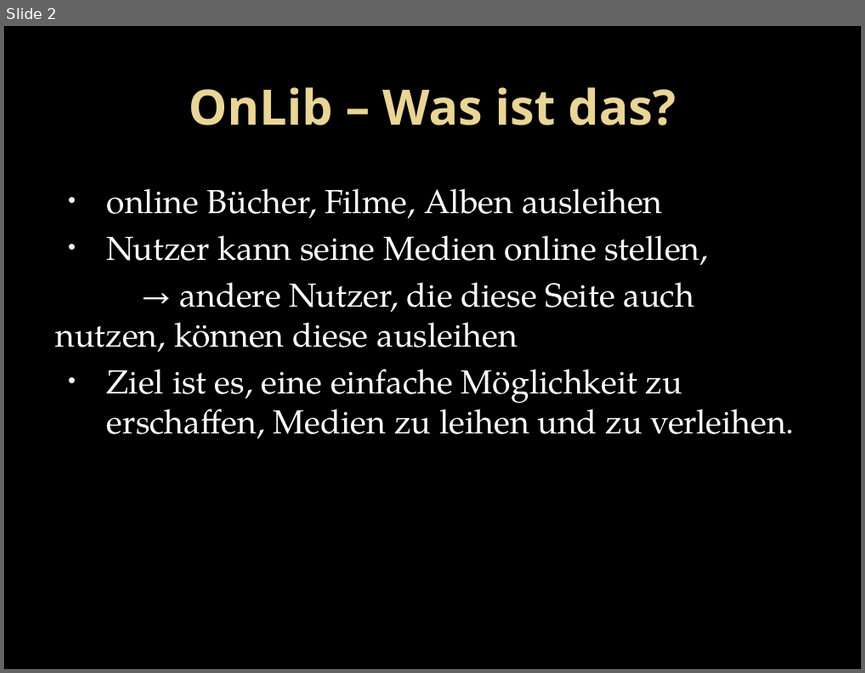
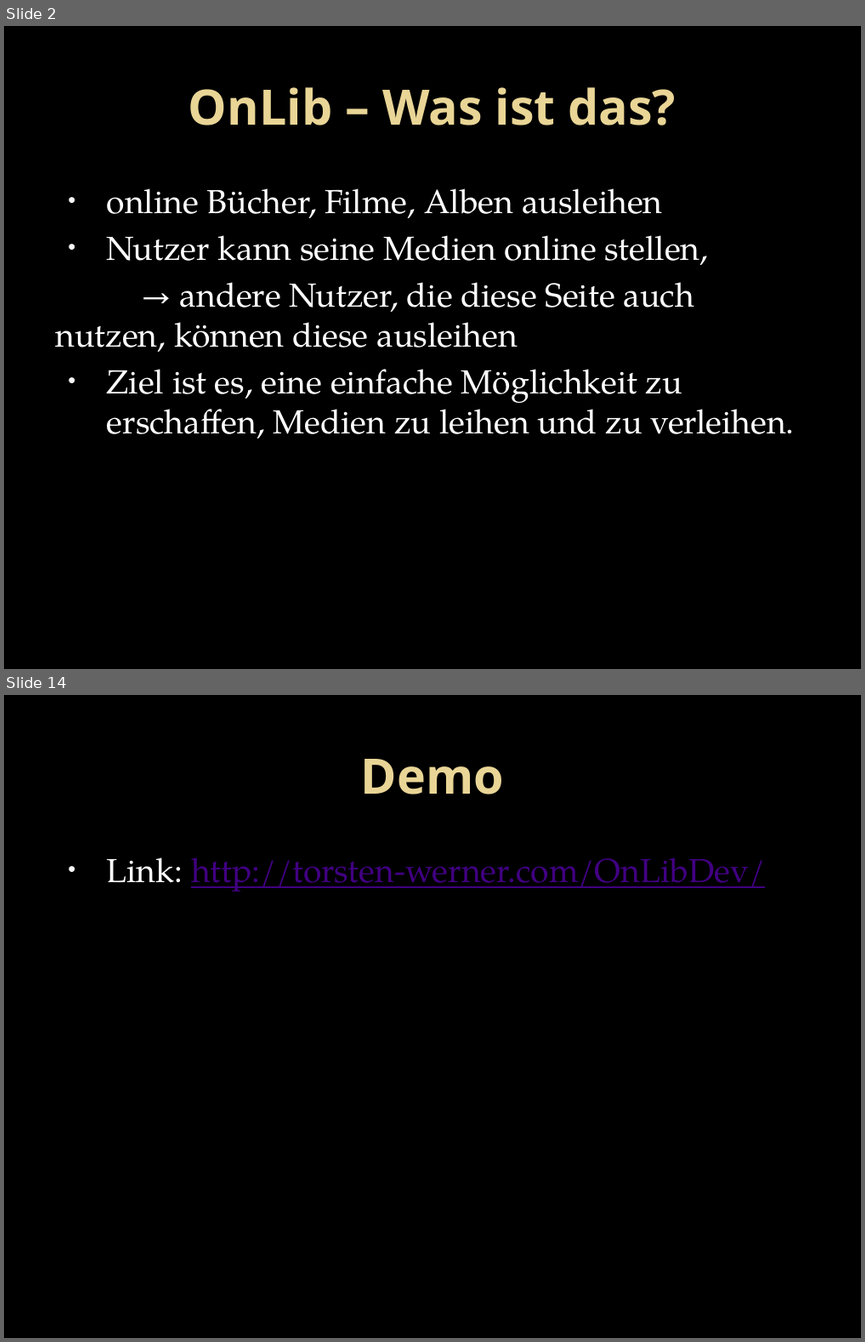
Before and after one commit to twerner93/OnLib_Documents, a slide deck: Final Project Handin/Final Presentation/Online-Library.pptx. Shown one above the other, each under a label of ours: slide 2 before the commit, slides 2 and 14 after it; the slides between them are not shown. The pictures are 865x673 and 865x1342 pixels, drawn with LibreOffice and Linux fonts; fonts in the diff are those of the drawing; background and template pictures are left out. Boxes give left, top, right and bottom in pixels: in the first picture for what was removed or moved away, otherwise in the second. Text is boxed around its words. In the diff, an @@ line names an element or a change of style, - is before the commit and + after.

```diff
--- a/Final Project Handin/Final Presentation/Online-Library.pptx
+++ b/Final Project Handin/Final Presentation/Online-Library.pptx
@@ slide 14 added at (4,695,861,1338), background picture (left out) @@
@@ title added at (361,759,504,794), 41 pt, text gradient #EAD696 to #E7D081, bold @@
+Demo
@@ text added at (107,857,765,891), 28 pt, text #410082, underline @@
+• Link: http://torsten-werner.com/OnLibDev/
```
Also in this commit, not shown: 17 other slides added, 2 slides removed, 4 other files.
